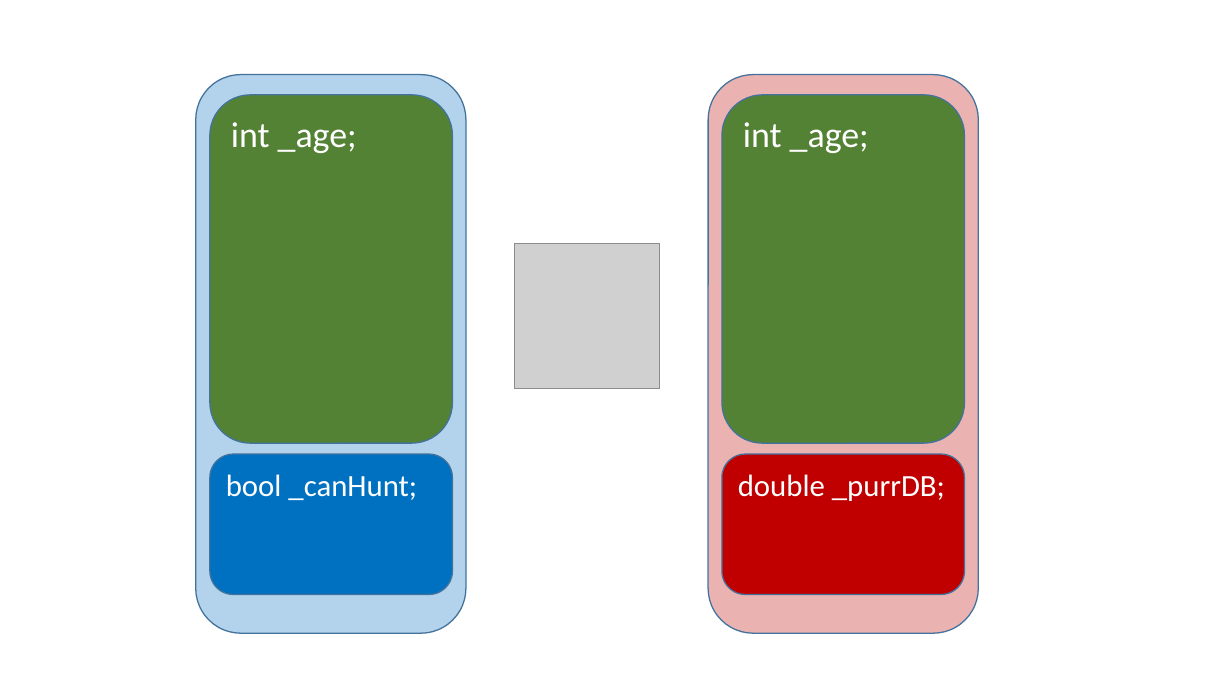
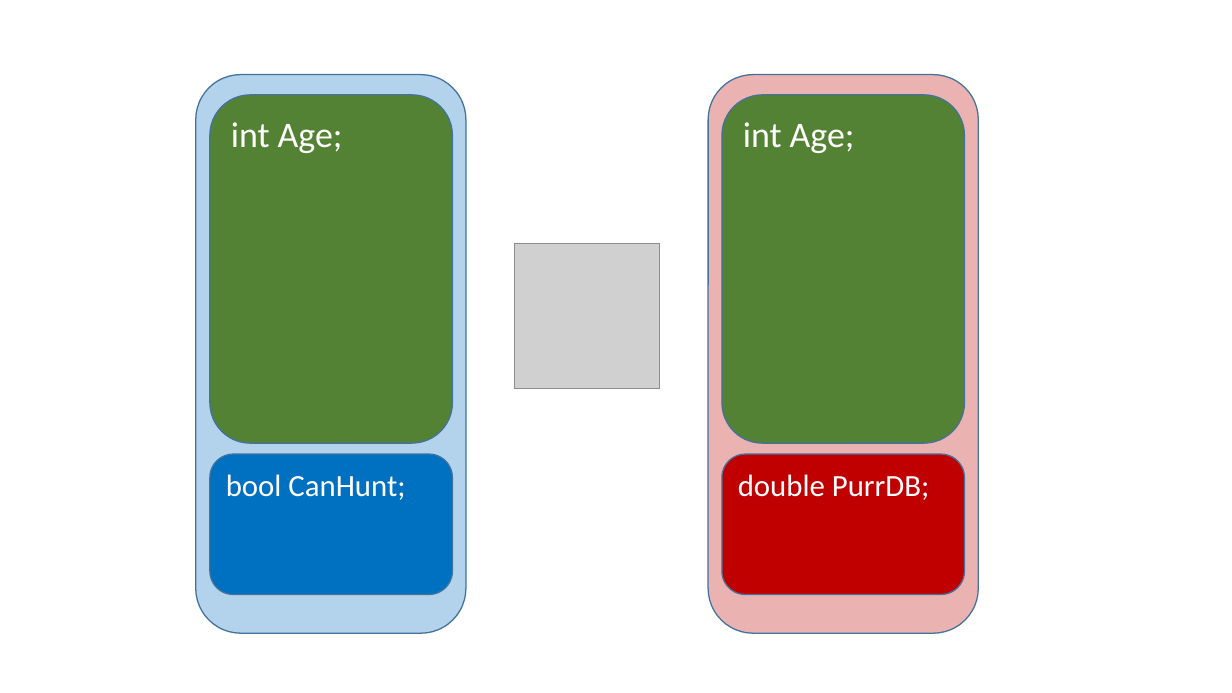
Before and after one commit to perslaursen/OOProg22, a slide deck: slide 7 of Chap/OOProg02/Presentations/InheritanceFundamentals.pptx. Drawn at 1232x693 pixels with LibreOffice and Linux fonts; fonts in the diff are those of the drawing; grey boxes stand for pictures. Boxes give left, top, right and bottom in pixels: in the first picture for what was removed or moved away, otherwise in the second. Text is boxed around its words. In the diff, an @@ line names an element or a change of style, - is before the commit and + after.

```diff
--- a/Chap/OOProg02/Presentations/InheritanceFundamentals.pptx
+++ b/Chap/OOProg02/Presentations/InheritanceFundamentals.pptx
@@ text in rounded rectangle at [231,122,343,153]: text changed @@
-int _age;
+int Age;
@@ text in rounded rectangle at [743,122,855,153]: text changed @@
-int _age;
+int Age;
@@ text in rounded rectangle at [226,474,405,500]: text changed @@
-bool _canHunt;
+bool CanHunt;
@@ text in rounded rectangle at [738,474,929,500]: text changed @@
-double _purrDB;
+double PurrDB;
```
Also in this commit, not shown: 3 other slides changed, 38 other files.
